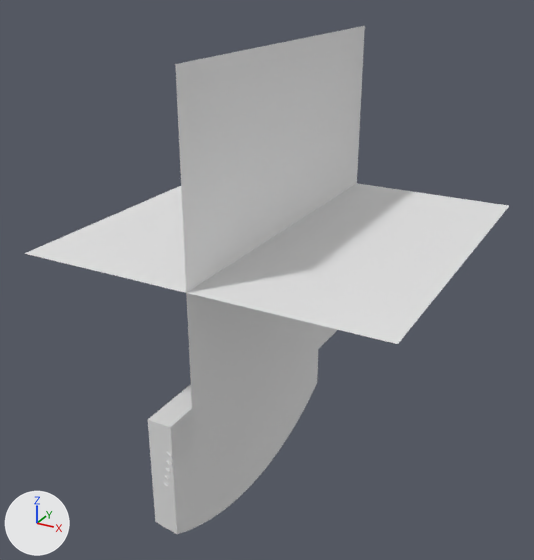
One commit to the Blender file PINILT BIG 5.0.blend: the scene before it, then after it.
Camera for both pictures: a 50 mm lens placed at (56.7, -95.5, 88.9), pointed at (3.6, 0.9, 40.7). The axes (+X, +Y, +Z) are drawn at lower left. The lights are the same throughout. The picture after the commit comes second.

Before the edit, the objects in view are built like this:
```python
me_plane_004 = bpy.data.meshes.new('Plane.004')
me_plane_004.from_pydata(...)  # 4 vertices, 1 face; spans x 0.0..2.0, y -1.0..1.0, z 0.0
me_plane_010 = bpy.data.meshes.new('Plane.010')
me_plane_010.from_pydata(...)  # 4 vertices, 1 face; spans x 0.0..2.0, y -1.0..1.0, z 0.0
me_plane_017 = bpy.data.meshes.new('Plane.017')
me_plane_017.from_pydata(...)  # 4 vertices, 1 face; spans x 0.0..2.0, y -1.0..1.0, z 0.0
me_plane_032 = bpy.data.meshes.new('Plane.032')
me_plane_032.from_pydata(...)  # 8 vertices, 2 faces; spans x -1.0..1.0, y -1.0..1.0, z -1.0..1.0
me_sphere_003 = bpy.data.meshes.new('Sphere.003')
me_sphere_003.from_pydata(...)  # 347 vertices, 270 faces; spans x 0.2..4.2, y -25.1..25.1, z -2.5..23.9
ob_plane_021 = bpy.data.objects.new('Plane.021', me_plane_032)
ob_plane_021.location = (7.8, 0.0, 50.6)
ob_plane_021.scale = (27.4, 27.4, 27.4)
ob_plane_028 = bpy.data.objects.new('Plane.028', me_plane_004)
ob_plane_028.location = (0.8, -25.0, 18.6)
ob_plane_028.rotation_euler = (0.0, 0.576, 0.0)  # degrees (0, 33, 0)
ob_plane_028.scale = (0.359, 0.359, 0.359)
ob_plane_031 = bpy.data.objects.new('Plane.031', me_plane_010)
ob_plane_031.location = (1.1, -25.0, 20.1)
ob_plane_031.rotation_euler = (0.0, 0.576, 0.0)  # degrees (0, 33, 0)
ob_plane_031.scale = (0.392, 0.392, 0.392)
ob_plane_032 = bpy.data.objects.new('Plane.032', me_plane_017)
ob_plane_032.location = (1.3, -25.0, 21.5)
ob_plane_032.rotation_euler = (0.0, 0.576, 0.0)  # degrees (0, 33, 0)
ob_plane_032.scale = (0.423, 0.423, 0.423)
ob_sphere_002 = bpy.data.objects.new('Sphere.002', me_sphere_003)
ob_sphere_002.location = (2.4, 0.0, 24.9)
ob_sphere_002.scale = (-0.996, -0.996, -0.996)
```
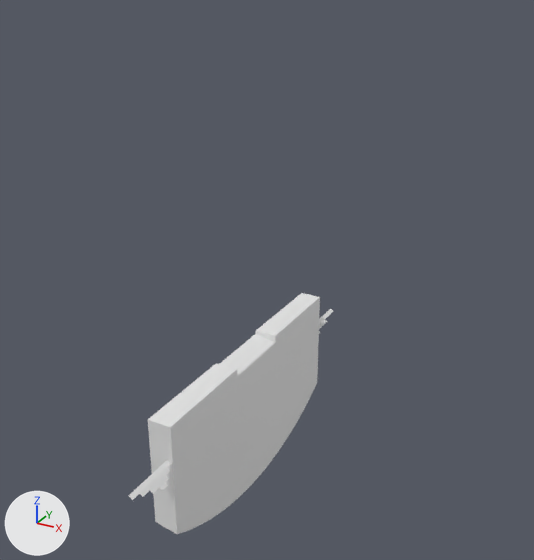
What differs and where, as boxes (x1, y1, x2, y2) in the pictures (534 x 560 px):
'Plane.021', hidden: before (24, 26, 509, 472)
'Plane.032', rescaled: before (166, 460, 171, 465); after (129, 309, 333, 500)
'Plane.031', rescaled: before (165, 467, 170, 472); after (140, 320, 327, 497)
'Plane.028', rescaled (not visible before): after (150, 331, 321, 493)

Diff of the bpy script that builds the scene:
```diff
--- a/PINILT BIG 5.0.blend.py
+++ b/PINILT BIG 5.0.blend.py
@@ ob_plane_032 @@
 ob_plane_032.rotation_euler = (0.0, 0.576, 0.0)  # degrees (0, 33, 0)
-ob_plane_032.scale = (0.423, 0.423, 0.423)
+ob_plane_032.scale = (0.423, 33.3, 0.423)
@@ ob_plane_031 @@
 ob_plane_031.rotation_euler = (0.0, 0.576, 0.0)  # degrees (0, 33, 0)
-ob_plane_031.scale = (0.392, 0.392, 0.392)
+ob_plane_031.scale = (0.392, 30.9, 0.392)
@@ ob_plane_028 @@
 ob_plane_028.rotation_euler = (0.0, 0.576, 0.0)  # degrees (0, 33, 0)
-ob_plane_028.scale = (0.359, 0.359, 0.359)
+ob_plane_028.scale = (0.359, 28.3, 0.359)
@@ ob_plane_021 @@
 ob_plane_021.scale = (27.4, 27.4, 27.4)
+ob_plane_021.hide_set(True)
```
